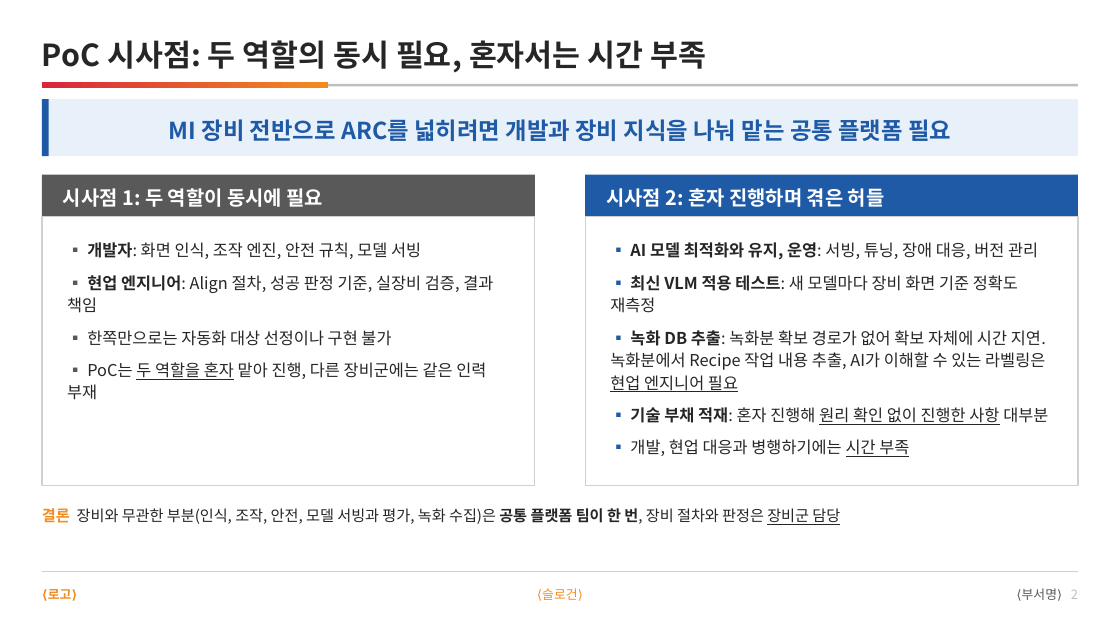
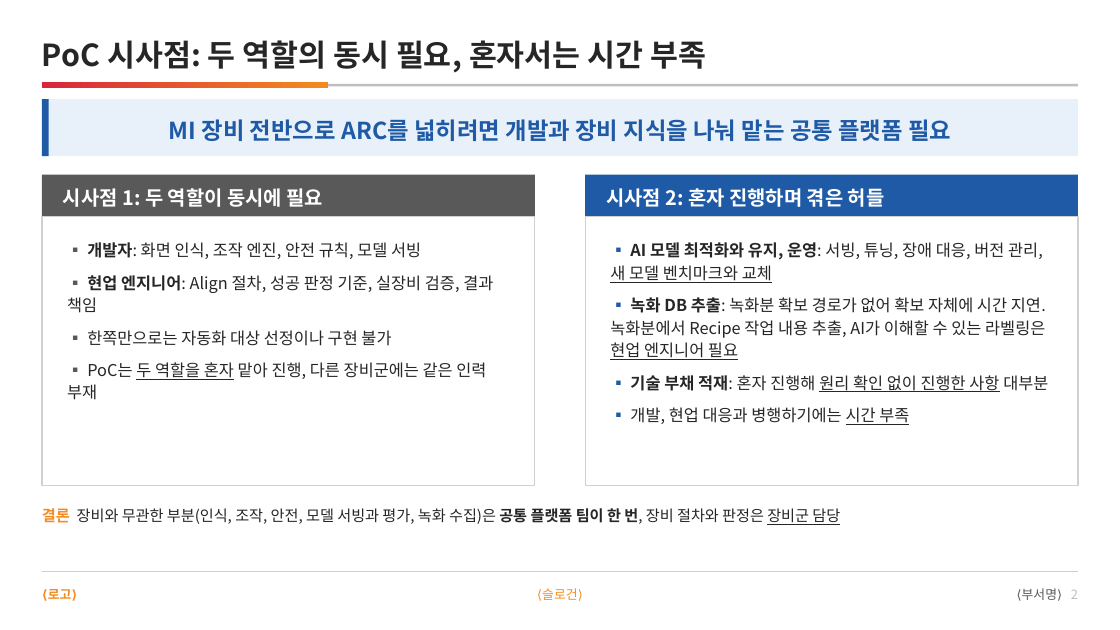
Before and after one commit to DarrenKoi/pm_notes, a slide deck: slide 2 of my-task/arc-tf/deliverables/arc-tf-exec-summary.pptx. Drawn at 1120x630 pixels with LibreOffice and Linux fonts; fonts in the diff are those of the drawing. Boxes give left, top, right and bottom in pixels: in the first picture for what was removed or moved away, otherwise in the second. Text is boxed around its words. In the diff, an @@ line names an element or a change of style, - is before the commit and + after.

```diff
--- a/my-task/arc-tf/deliverables/arc-tf-exec-summary.pptx
+++ b/my-task/arc-tf/deliverables/arc-tf-exec-summary.pptx
@@ text at box(610, 242, 1043, 283): text changed @@
-▪ AI 모델 최적화와 유지, 운영: 서빙, 튜닝, 장애 대응, 버전 관리
-▪ 최신 VLM 적용 테스트: 새 모델마다 장비 화면 기준 정확도 재측정
+▪ AI 모델 최적화와 유지, 운영: 서빙, 튜닝, 장애 대응, 버전 관리, 새 모델 벤치마크와 교체
```
Also in this commit, not shown: 9 other files.
